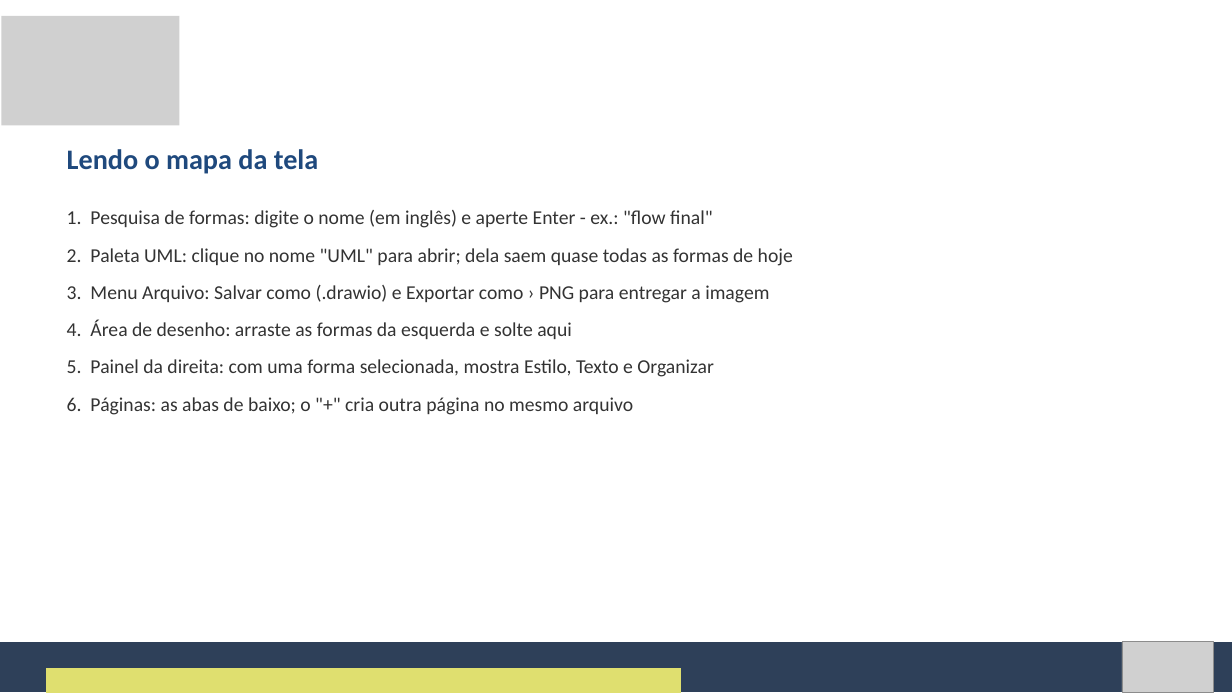
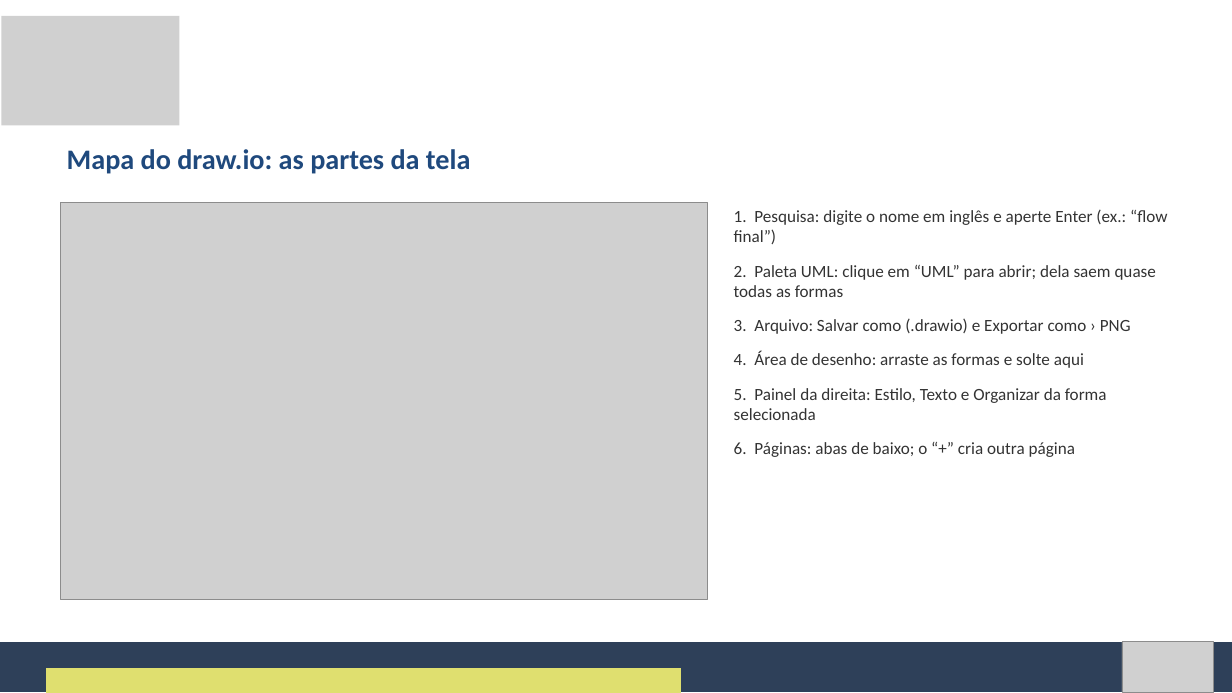
Before and after one commit to Natan20/Curso-Modelagem-De-Sistemas-Material, a slide deck: slide 60 of Aula 07 - 02-10-2026/Aula 7 - Slides.pptx (slide 61 before the commit). Drawn at 1232x693 pixels with LibreOffice and Linux fonts; fonts in the diff are those of the drawing; grey boxes stand for pictures. Boxes give left, top, right and bottom in pixels: in the first picture for what was removed or moved away, otherwise in the second. Text is boxed around its words. In the diff, an @@ line names an element or a change of style, - is before the commit and + after.

```diff
--- a/Aula 07 - 02-10-2026/Aula 7 - Slides.pptx
+++ b/Aula 07 - 02-10-2026/Aula 7 - Slides.pptx
@@ text at <box>67,149,470,174</box>: text changed @@
-Lendo o mapa da tela
+Mapa do draw.io: as partes da tela
@@ picture added at <box>60,202,707,599</box> @@
@@ text at <box>734,210,1167,457</box>: text changed; size 23 to 20 pt @@
-1. Pesquisa de formas: digite o nome (em inglês) e aperte Enter - ex.: "flow final"
-2. Paleta UML: clique no nome "UML" para abrir; dela saem quase todas as formas de hoje
-3. Menu Arquivo: Salvar como (.drawio) e Exportar como › PNG para entregar a imagem
-4. Área de desenho: arraste as formas da esquerda e solte aqui
-5. Painel da direita: com uma forma selecionada, mostra Estilo, Texto e Organizar
-6. Páginas: as abas de baixo; o "+" cria outra página no mesmo arquivo
+1. Pesquisa: digite o nome em inglês e aperte Enter (ex.: “flow final”)
+2. Paleta UML: clique em “UML” para abrir; dela saem quase todas as formas
+3. Arquivo: Salvar como (.drawio) e Exportar como › PNG
+4. Área de desenho: arraste as formas e solte aqui
+5. Painel da direita: Estilo, Texto e Organizar da forma selecionada
+6. Páginas: abas de baixo; o “+” cria outra página
```
Also in this commit, not shown: 8 other slides changed, 1 slide removed.
